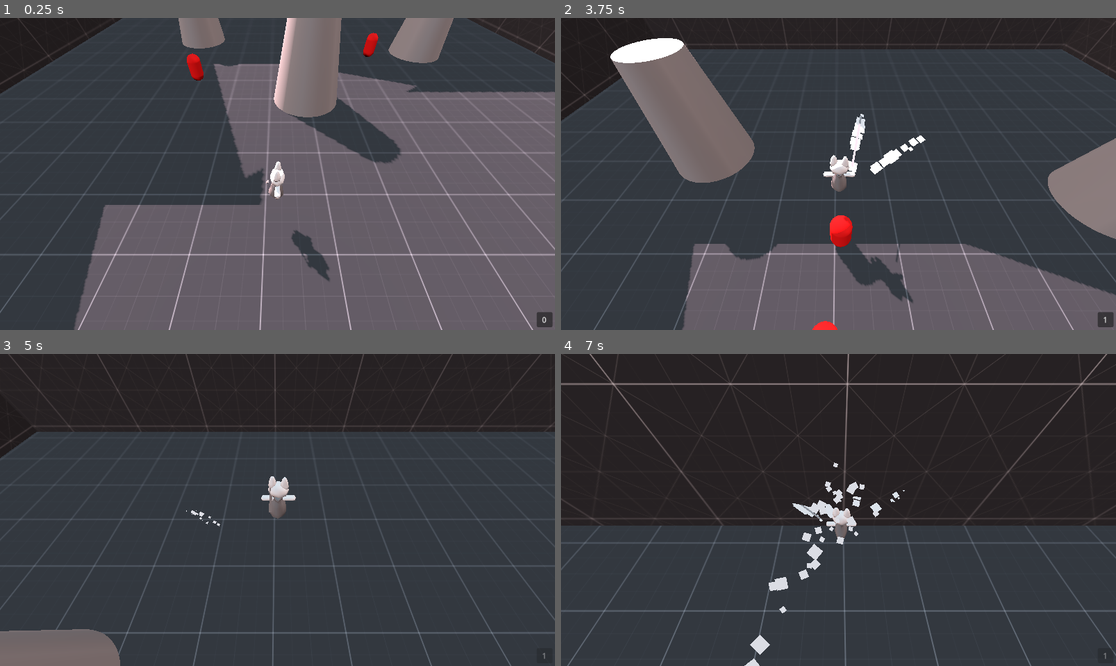
Above: before the commit, frames 1-4 (two rows, left to right).
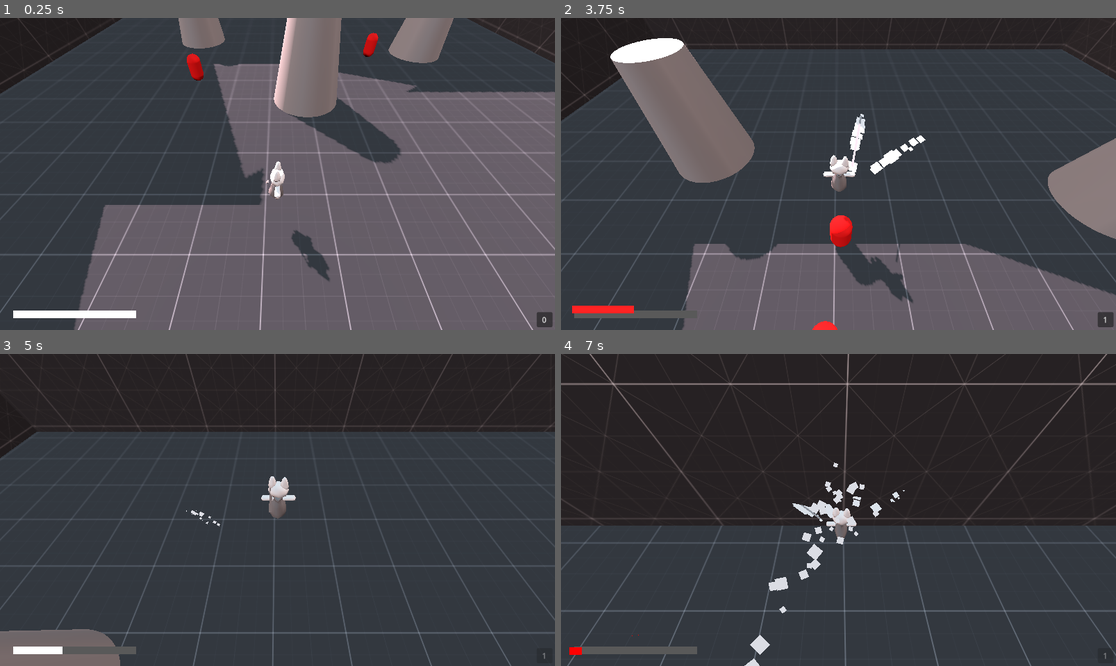
Above: after the commit, the same moments.

Repository: itspacchu/BYOG_2023
Game: Godot game, scene res://Scenes/TestScene.tscn
Same seed, same stepped clock (60 frames per second), same inputs: the game is played once before the commit and once after it.
Inputs (mouse positions are in pixels of both pictures, inside the frame that each line leads up to):
- Up to frame 1 (0.25 s): no input
- Up to frame 2 (3.75 s): tap Enter (ui_accept) at 0.5, 0.77, 1.52, 3.02 s; move the mouse to (866, 174) at 0.52 s; hold W (move_up) from 0.53 s (still down); click (866, 174) at 0.6 s; move the mouse to (810, 174) at 1.27 s; click (810, 174) at 1.35 s; move the mouse to (849, 167) at 2.02 s; tap Shift (sprint) at 2.1 s; click (849, 167) at 2.3 s; move the mouse to (832, 180) at 2.77 s; click (832, 180) at 2.85 s; move the mouse to (877, 177) at 3.52 s; click (877, 177) at 3.6 s
- Up to frame 3 (5 s): keep holding W (move_up); tap Enter (ui_accept) at 3.77, 4.52 s; move the mouse to (233, 506) at 4.27 s; tap Shift (sprint) at 4.35 s; click (233, 506) at 4.55 s
- Up to frame 4 (7 s): move the mouse to (844, 510) at 5.02 s; click (844, 510) at 5.1 s; move the mouse to (816, 503) at 5.77 s; release W (move_up) at 5.78 s; hold D (move_right) 5.78-6.53 s; click (816, 503) at 5.85 s; tap Enter (ui_accept) at 6.02, 6.77 s; move the mouse to (866, 510) at 6.52 s; hold W (move_up) from 6.53 s (still down); tap Shift (sprint) at 6.6 s; click (866, 510) at 6.8 s

The runs differ from the first frame. In frame 1, 0.5% of the frame differs, in the area x 2-25%, y 93-97%; in frame 2, 0.7%, in the area x 2-23%, y 92-97%; in frame 3, 0.5%; in frame 4, 0.6%.

Commit message:
Add Healthbar

Diff:
--- a/Environments/WorldEnvironment.tres
+++ b/Environments/WorldEnvironment.tres
@@ -17,7 +17,6 @@
 ambient_light_color = Color(0.25098, 0.568627, 0.639216, 1)
 tonemap_mode = 2
 ssil_enabled = true
-sdfgi_enabled = true
 sdfgi_use_occlusion = true
 volumetric_fog_enabled = true
 volumetric_fog_density = 0.01
--- a/Prefabs/Player.tscn
+++ b/Prefabs/Player.tscn
@@ -1,10 +1,10 @@
-[gd_scene load_steps=23 format=3 uid="uid://n86tf7jbd0tr"]
+[gd_scene load_steps=27 format=3 uid="uid://n86tf7jbd0tr"]
 
 [ext_resource type="Script" path="res://Scripts/PlayerMovement.gd" id="1_djq3l"]
 [ext_resource type="Script" path="res://Scripts/rot_delayed.gd" id="2_6n5u5"]
 
 [sub_resource type="CapsuleShape3D" id="CapsuleShape3D_pme5x"]
-radius = 1.02309
+radius = 1.02308
 height = 2.04617
 
 [sub_resource type="CapsuleMesh" id="CapsuleMesh_218rj"]
@@ -91,6 +91,82 @@
 }]
 blend_shape_mode = 0
 
+[sub_resource type="Theme" id="Theme_eadfe"]
+
+[sub_resource type="Animation" id="Animation_pmi65"]
+length = 0.001
+tracks/0/type = "value"
+tracks/0/imported = false
+tracks/0/enabled = true
+tracks/0/path = NodePath("BASE/HEALTHBAR:color")
+tracks/0/interp = 1
+tracks/0/loop_wrap = true
+tracks/0/keys = {
+"times": PackedFloat32Array(0),
+"transitions": PackedFloat32Array(1),
+"update": 0,
+"values": [Color(1, 1, 1, 1)]
+}
+tracks/1/type = "value"
+tracks/1/imported = false
+tracks/1/enabled = true
+tracks/1/path = NodePath("BASE/HEALTHBAR:position")
+tracks/1/interp = 1
+tracks/1/loop_wrap = true
+tracks/1/keys = {
+"times": PackedFloat32Array(0),
+"transitions": PackedFloat32Array(1),
+"update": 0,
+"values": [Vector2(0, 0)]
+}
+
+[sub_resource type="Animation" id="Animation_6sqcq"]
+resource_name = "hurt"
+tracks/0/type = "value"
+tracks/0/imported = false
+tracks/0/enabled = true
+tracks/0/path = NodePath("BASE/HEALTHBAR:color")
+tracks/0/interp = 2
+tracks/0/loop_wrap = true
+tracks/0/keys = {
+"times": PackedFloat32Array(0, 0.116543, 0.521606, 1),
+"transitions": PackedFloat32Array(1, 1, 1, 1),
+"update": 0,
+"values": [Color(1, 1, 1, 1), Color(1, 0, 0, 1), Color(1, 0, 0, 1), Color(1, 1, 1, 1)]
+}
+tracks/1/type = "value"
+tracks/1/imported = false
+tracks/1/enabled = true
+tracks/1/path = NodePath("BASE/HEALTHBAR:position")
+tracks/1/interp = 2
+tracks/1/loop_wrap = true
+tracks/1/keys = {
+"times": PackedFloat32Array(0, 0.127384, 0.168704, 0.210918, 0.254845),
+"transitions": PackedFloat32Array(1, 1, 1, 1, 1),
+"update": 0,
+"values": [Vector2(0, 0), Vector2(-6, -7), Vector2(-10, 7), Vector2(5, 4), Vector2(0, 0)]
+}
+tracks/2/type = "method"
+tracks/2/imported = false
+tracks/2/enabled = true
+tracks/2/path = NodePath("../..")
+tracks/2/interp = 1
+tracks/2/loop_wrap = true
+tracks/2/keys = {
+"times": PackedFloat32Array(0.117361),
+"transitions": PackedFloat32Array(1),
+"values": [{
+"args": [],
+"method": &"hurt_particles"
+}]
+}
+
+[sub_resource type="AnimationLibrary" id="AnimationLibrary_dheqm"]
+_data = {
+"RESET": SubResource("Animation_pmi65"),
+"hurt": SubResource("Animation_6sqcq")
+}
+
 [sub_resource type="Curve" id="Curve_77yei"]
 _data = [Vector2(0, 1), 0.0, 0.0, 0, 0, Vector2(1, 0), -2.22857, 0.0, 0, 0]
 point_count = 2
@@ -280,94 +356,94 @@
 pinned_points = [42, 2, 132, 130, 6, 51, 12, 109, 85, 81, 19, 103, 107, 127, 134, 46, 37, 76, 69, 44, 35, 95, 94, 23, 21, 92, 119, 61, 16, 25]
 attachments/0/point_index = 42
 attachments/0/spatial_attachment_path = NodePath("../..")
-attachments/0/offset = Vector3(-0.0550354, 0.0226859, -0.110929)
+attachments/0/offset = Vector3(-0.0550354, 0.0226851, -0.110929)
 attachments/1/point_index = 2
 attachments/1/spatial_attachment_path = NodePath("../..")
-attachments/1/offset = Vector3(0.0488155, 0.106514, -0.110335)
+attachments/1/offset = Vector3(0.0488156, 0.106513, -0.110335)
 attachments/2/point_index = 132
 attachments/2/spatial_attachment_path = NodePath("../..")
-attachments/2/offset = Vector3(-0.135781, 0.0171454, 0.088898)
+attachments/2/offset = Vector3(-0.135781, 0.0171446, 0.088898)
 attachments/3/point_index = 130
 attachments/3/spatial_attachment_path = NodePath("../..")
-attachments/3/offset = Vector3(-0.204346, 0.0122275, 0.106394)
+attachments/3/offset = Vector3(-0.204346, 0.0122267, 0.106394)
 attachments/4/point_index = 6
 attachments/4/spatial_attachment_path = NodePath("../..")
-attachments/4/offset = Vector3(-0.053089, 0.106514, -0.110335)
+attachments/4/offset = Vector3(-0.0530891, 0.106513, -0.110335)
 attachments/5/point_index = 51
 attachments/5/spatial_attachment_path = NodePath("../..")
-attachments/5/offset = Vector3(-0.160975, 0.109054, -0.0440171)
+attachments/5/offset = Vector3(-0.160975, 0.109053, -0.044017)
 attachments/6/point_index = 12
 attachments/6/spatial_attachment_path = NodePath("../..")
 attachments/6/offset = Vector3(-0.206002, 0.111593, 0.0223012)
 attachments/7/point_index = 109
 attachments/7/spatial_attachment_path = NodePath("../..")
-attachments/7/offset = Vector3(-0.160975, 0.109054, 0.0886195)
+attachments/7/offset = Vector3(-0.160975, 0.109053, 0.0886194)
 attachments/8/point_index = 85
 attachments/8/spatial_attachment_path = NodePath("../..")
-attachments/8/offset = Vector3(-0.053089, 0.106514, 0.154938)
+attachments/8/offset = Vector3(-0.0530891, 0.106513, 0.154938)
 attachments/9/point_index = 81
 attachments/9/spatial_attachment_path = NodePath("../..")
-attachments/9/offset = Vector3(0.0488156, 0.106514, 0.154938)
+attachments/9/offset = Vector3(0.0488156, 0.106513, 0.154938)
 attachments/10/point_index = 19
 attachments/10/spatial_attachment_path = NodePath("../..")
-attachments/10/offset = Vector3(0.175878, 0.110324, 0.0223012)
+attachments/10/offset = Vector3(0.175878, 0.110323, 0.0223012)
 attachments/11/point_index = 103
 attachments/11/spatial_attachment_path = NodePath("../..")
-attachments/11/offset = Vector3(0.0738082, 0.0190002, 0.190777)
+attachments/11/offset = Vector3(0.0738083, 0.0189994, 0.190777)
 attachments/12/point_index = 107
 attachments/12/spatial_attachment_path = NodePath("../..")
-attachments/12/offset = Vector3(0.0502864, 0.0226783, 0.155717)
+attachments/12/offset = Vector3(0.0502865, 0.0226775, 0.155717)
 attachments/13/point_index = 127
 attachments/13/spatial_attachment_path = NodePath("../..")
-attachments/13/offset = Vector3(0.205263, 0.0120299, 0.106568)
+attachments/13/offset = Vector3(0.205264, 0.0120291, 0.106568)
 attachments/14/point_index = 134
 attachments/14/spatial_attachment_path = NodePath("../..")
-attachments/14/offset = Vector3(0.136779, 0.0169938, 0.0890316)
+attachments/14/offset = Vector3(0.13678, 0.016993, 0.0890316)
 attachments/15/point_index = 46
 attachments/15/spatial_attachment_path = NodePath("../..")
-attachments/15/offset = Vector3(0.157959, 0.0113111, 0.0223012)
+attachments/15/offset = Vector3(0.157959, 0.0113103, 0.0223012)
 attachments/16/point_index = 37
 attachments/16/spatial_attachment_path = NodePath("../..")
-attachments/16/offset = Vector3(0.222582, 0.00506207, 0.0223012)
+attachments/16/offset = Vector3(0.222582, 0.00506127, 0.0223012)
 attachments/17/point_index = 76
 attachments/17/spatial_attachment_path = NodePath("../..")
-attachments/17/offset = Vector3(0.136779, 0.0169938, -0.0444292)
+attachments/17/offset = Vector3(0.13678, 0.016993, -0.0444292)
 attachments/18/point_index = 69
 attachments/18/spatial_attachment_path = NodePath("../..")
-attachments/18/offset = Vector3(0.205263, 0.0120299, -0.0619659)
+attachments/18/offset = Vector3(0.205264, 0.0120291, -0.0619659)
 attachments/19/point_index = 44
 attachments/19/spatial_attachment_path = NodePath("../..")
-attachments/19/offset = Vector3(0.0502864, 0.0226783, -0.111115)
+attachments/19/offset = Vector3(0.0502864, 0.0226775, -0.111115)
 attachments/20/point_index = 35
 attachments/20/spatial_attachment_path = NodePath("../..")
-attachments/20/offset = Vector3(0.0738082, 0.0190002, -0.146175)
+attachments/20/offset = Vector3(0.0738082, 0.0189994, -0.146175)
 attachments/21/point_index = 95
 attachments/21/spatial_attachment_path = NodePath("../..")
-attachments/21/offset = Vector3(0.186816, -0.178099, 0.0406704)
+attachments/21/offset = Vector3(0.186816, -0.1781, 0.0406704)
 attachments/22/point_index = 94
 attachments/22/spatial_attachment_path = NodePath("../..")
-attachments/22/offset = Vector3(0.06712, -0.129894, 0.243634)
+attachments/22/offset = Vector3(0.0671201, -0.129894, 0.243634)
 attachments/23/point_index = 23
 attachments/23/spatial_attachment_path = NodePath("../..")
-attachments/23/offset = Vector3(0.06712, -0.129894, -0.199032)
+attachments/23/offset = Vector3(0.0671201, -0.129894, -0.199032)
 attachments/24/point_index = 21
 attachments/24/spatial_attachment_path = NodePath("../..")
-attachments/24/offset = Vector3(0.212824, -0.378502, -0.0231418)
+attachments/24/offset = Vector3(0.212824, -0.378503, -0.0231418)
 attachments/25/point_index = 92
 attachments/25/spatial_attachment_path = NodePath("../..")
-attachments/25/offset = Vector3(0.212824, -0.378502, 0.0677442)
+attachments/25/offset = Vector3(0.212824, -0.378503, 0.0677442)
 attachments/26/point_index = 119
 attachments/26/spatial_attachment_path = NodePath("../..")
-attachments/26/offset = Vector3(0.193835, -0.354977, 0.184182)
+attachments/26/offset = Vector3(0.193835, -0.354978, 0.184182)
 attachments/27/point_index = 61
 attachments/27/spatial_attachment_path = NodePath("../..")
-attachments/27/offset = Vector3(0.193835, -0.354977, -0.13958)
+attachments/27/offset = Vector3(0.193835, -0.354978, -0.139579)
 attachments/28/point_index = 16
 attachments/28/spatial_attachment_path = NodePath("../..")
 attachments/28/offset = Vector3(-0.280744, -0.373304, 0.0223012)
 attachments/29/point_index = 25
 attachments/29/spatial_attachment_path = NodePath("../..")
-attachments/29/offset = Vector3(-0.233193, -0.167911, 0.0223012)
+attachments/29/offset = Vector3(-0.233193, -0.167912, 0.0223012)
 
 [node name="Cooldowns" type="Node3D" parent="."]
 
@@ -397,11 +473,53 @@
 grow_vertical = 0
 disabled = true
 
+[node name="BottomBars" type="Control" parent="Control"]
+layout_mode = 1
+anchors_preset = 12
+anchor_top = 1.0
+anchor_right = 1.0
+anchor_bottom = 1.0
+offset_top = -84.0
+offset_right = -834.0
+grow_horizontal = 2
+grow_vertical = 0
+theme = SubResource("Theme_eadfe")
+
+[node name="BASE" type="ColorRect" parent="Control/BottomBars"]
+layout_mode = 0
+offset_left = 27.0
+offset_top = 44.0
+offset_right = 283.0
+offset_bottom = 60.0
+color = Color(0.34902, 0.34902, 0.34902, 1)
+
+[node name="HEALTHBAR" type="ColorRect" parent="Control/BottomBars/BASE"]
+layout_mode = 0
+offset_right = 256.0
+offset_bottom = 16.0
+
+[node name="UIAnimplayer" type="AnimationPlayer" parent="Control/BottomBars"]
+libraries = {
+"": SubResource("AnimationLibrary_dheqm")
+}
+
+[node name="HurtUIParticles" type="CPUParticles2D" parent="Control/BottomBars"]
+position = Vector2(156, 43)
+emitting = false
+amount = 30
+lifetime = 0.4
+one_shot = true
+emission_shape = 3
+emission_rect_extents = Vector2(128, 32)
+gravity = Vector2(0, -900)
+scale_amount_max = 4.0
+color = Color(1, 0, 0, 1)
+
 [node name="rot_delayed" type="Node3D" parent="."]
 script = ExtResource("2_6n5u5")
 
 [node name="sword" type="CSGBox3D" parent="rot_delayed"]
-transform = Transform3D(0.984913, 0.144293, -0.0955234, -0.173046, 0.821258, -0.543682, 7.45058e-09, 0.55201, 0.833837, -0.409654, 0, 0)
+transform = Transform3D(0.984913, 0.144292, -0.0955238, -0.173046, 0.821258, -0.543682, 6.10947e-07, 0.55201, 0.833838, -0.409654, 0, 0)
 size = Vector3(0.0177864, 1, 0.0934748)
 
 [node name="GPUParticles3D" type="GPUParticles3D" parent="rot_delayed/sword"]
--- /dev/null
+++ b/Prefabs/bottom_bars.tscn
@@ -0,0 +1,119 @@
+[gd_scene load_steps=5 format=3 uid="uid://d2ngmrvv767rh"]
+
+[sub_resource type="Theme" id="Theme_eadfe"]
+
+[sub_resource type="Animation" id="Animation_pmi65"]
+length = 0.001
+tracks/0/type = "value"
+tracks/0/imported = false
+tracks/0/enabled = true
+tracks/0/path = NodePath("BASE/HEALTHBAR:color")
+tracks/0/interp = 1
+tracks/0/loop_wrap = true
+tracks/0/keys = {
+"times": PackedFloat32Array(0),
+"transitions": PackedFloat32Array(1),
+"update": 0,
+"values": [Color(1, 1, 1, 1)]
+}
+tracks/1/type = "value"
+tracks/1/imported = false
+tracks/1/enabled = true
+tracks/1/path = NodePath("BASE/HEALTHBAR:position")
+tracks/1/interp = 1
+tracks/1/loop_wrap = true
+tracks/1/keys = {
+"times": PackedFloat32Array(0),
+"transitions": PackedFloat32Array(1),
+"update": 0,
+"values": [Vector2(0, 0)]
+}
+
+[sub_resource type="Animation" id="Animation_6sqcq"]
+resource_name = "hurt"
+tracks/0/type = "value"
+tracks/0/imported = false
+tracks/0/enabled = true
+tracks/0/path = NodePath("BASE/HEALTHBAR:color")
+tracks/0/interp = 2
+tracks/0/loop_wrap = true
+tracks/0/keys = {
+"times": PackedFloat32Array(0, 0.116543, 0.521606, 1),
+"transitions": PackedFloat32Array(1, 1, 1, 1),
+"update": 0,
+"values": [Color(1, 1, 1, 1), Color(1, 0, 0, 1), Color(1, 0, 0, 1), Color(1, 1, 1, 1)]
+}
+tracks/1/type = "value"
+tracks/1/imported = false
+tracks/1/enabled = true
+tracks/1/path = NodePath("BASE/HEALTHBAR:position")
+tracks/1/interp = 2
+tracks/1/loop_wrap = true
+tracks/1/keys = {
+"times": PackedFloat32Array(0, 0.127384, 0.168704, 0.210918, 0.254845),
+"transitions": PackedFloat32Array(1, 1, 1, 1, 1),
+"update": 0,
+"values": [Vector2(0, 0), Vector2(-6, -7), Vector2(-10, 7), Vector2(5, 4), Vector2(0, 0)]
+}
+tracks/2/type = "method"
+tracks/2/imported = false
+tracks/2/enabled = true
+tracks/2/path = NodePath("../..")
+tracks/2/interp = 1
+tracks/2/loop_wrap = true
+tracks/2/keys = {
+"times": PackedFloat32Array(0.117361),
+"transitions": PackedFloat32Array(1),
+"values": [{
+"args": [],
+"method": &"hurt_particles"
+}]
+}
+
+[sub_resource type="AnimationLibrary" id="AnimationLibrary_dheqm"]
+_data = {
+"RESET": SubResource("Animation_pmi65"),
+"hurt": SubResource("Animation_6sqcq")
+}
+
+[node name="BottomBars" type="Control"]
+layout_mode = 3
+anchors_preset = 12
+anchor_top = 1.0
+anchor_right = 1.0
+anchor_bottom = 1.0
+offset_top = -84.0
+offset_right = -834.0
+grow_horizontal = 2
+grow_vertical = 0
+theme = SubResource("Theme_eadfe")
+
+[node name="BASE" type="ColorRect" parent="."]
+layout_mode = 0
+offset_left = 27.0
+offset_top = 44.0
+offset_right = 283.0
+offset_bottom = 60.0
+color = Color(0.34902, 0.34902, 0.34902, 1)
+
+[node name="HEALTHBAR" type="ColorRect" parent="BASE"]
+layout_mode = 0
+offset_right = 256.0
+offset_bottom = 16.0
+
+[node name="AnimationPlayer" type="AnimationPlayer" parent="."]
+libraries = {
+"": SubResource("AnimationLibrary_dheqm")
+}
+
+[node name="CPUParticles2D" type="CPUParticles2D" parent="."]
+position = Vector2(156, 43)
+emitting = false
+amount = 30
+lifetime = 0.4
+one_shot = true
+emission_shape = 3
+emission_rect_extents = Vector2(128, 32)
+gravity = Vector2(0, -900)
+scale_amount_max = 4.0
+color = Color(1, 0, 0, 1)
--- a/Scripts/PlayerMovement.gd
+++ b/Scripts/PlayerMovement.gd
@@ -1,14 +1,17 @@
 extends CharacterBody3D
 
 
-const SPEED = 5.0
-const AIR_SPEED = 3.0
-const JUMP_VELOCITY = 14.0
-const ROT_SMOOTHING = 20.0
-const SPRINT_MULTIPLIER = 1.75
+const SPEED:float = 5.0
+const AIR_SPEED:float = 3.0
+const JUMP_VELOCITY:float = 14.0
+const ROT_SMOOTHING:float = 20.0
+const SPRINT_MULTIPLIER:float = 1.75
 
 var can_dash:bool = true
 var camera:Camera3D;
+
+var health:int;
+const MAX_HEALTH:int = 100;
 
 # Get the gravity from the project settings to be synced with RigidBody nodes.
 var gravity = ProjectSettings.get_setting("physics/3d/default_gravity")
@@ -19,6 +22,7 @@
 func _ready():
 	Input.mouse_mode = Input.MOUSE_MODE_CAPTURED
 	camera = get_viewport().get_camera_3d()
+	health = MAX_HEALTH
 
 func dash_handler(delta):
 	var dash_end_position = %DashTarget.global_position
@@ -33,6 +37,15 @@
 	tweeni.set_parallel(false)
 	tweeni.tween_property(%DashParticles,"emitting",false, 0.1)
 	tweeni.tween_property(camera,"fov",75, 0.01)
+
+func take_damage(hitpoints:float):
+	$Control/BottomBars/UIAnimplayer.play("hurt")
+	health -= hitpoints
+	process_health()
+
+func process_health():
+	var remapped = remap(health,0,MAX_HEALTH,0,256)
+	$Control/BottomBars/BASE/HEALTHBAR.size.x = remapped
 
 func _process(delta):
 	# Add the gravity.
@@ -59,6 +72,7 @@
 
 	if(Input.is_action_just_pressed("attack")):
 		$rot_delayed/sword_attacker.play("ATTACK")
+		take_damage(10)
 
 	if direction:
 		velocity.x = direction.x * move_speed
@@ -73,3 +87,6 @@
 
 func _on_dash_timer_timeout():
 	can_dash = true
+
+func hurt_particles():
+	$Control/BottomBars/HurtUIParticles.emitting=true
